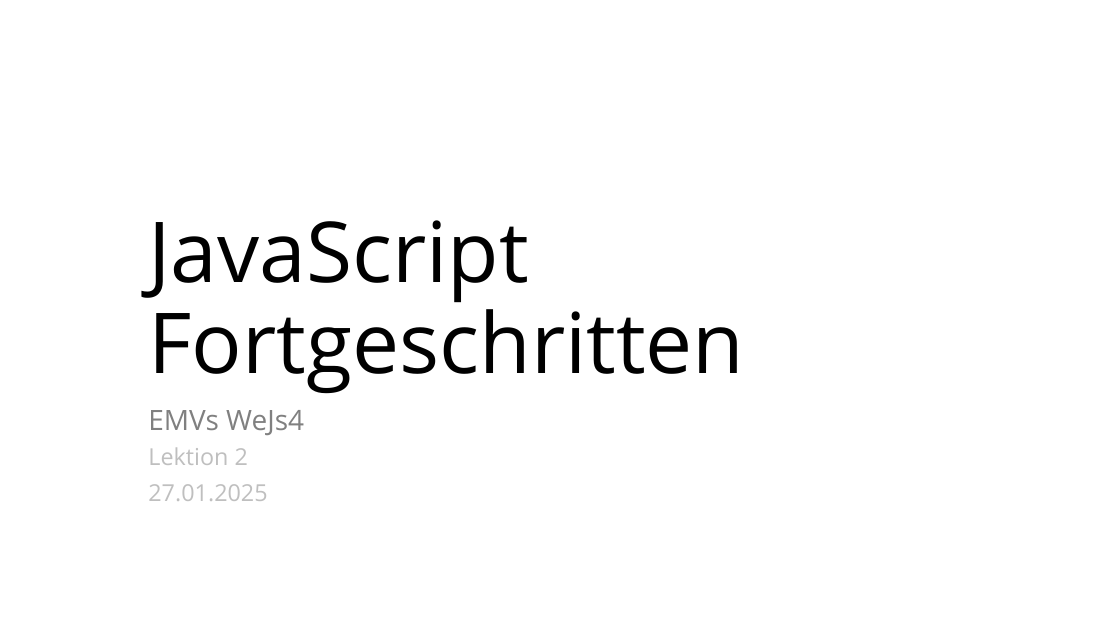
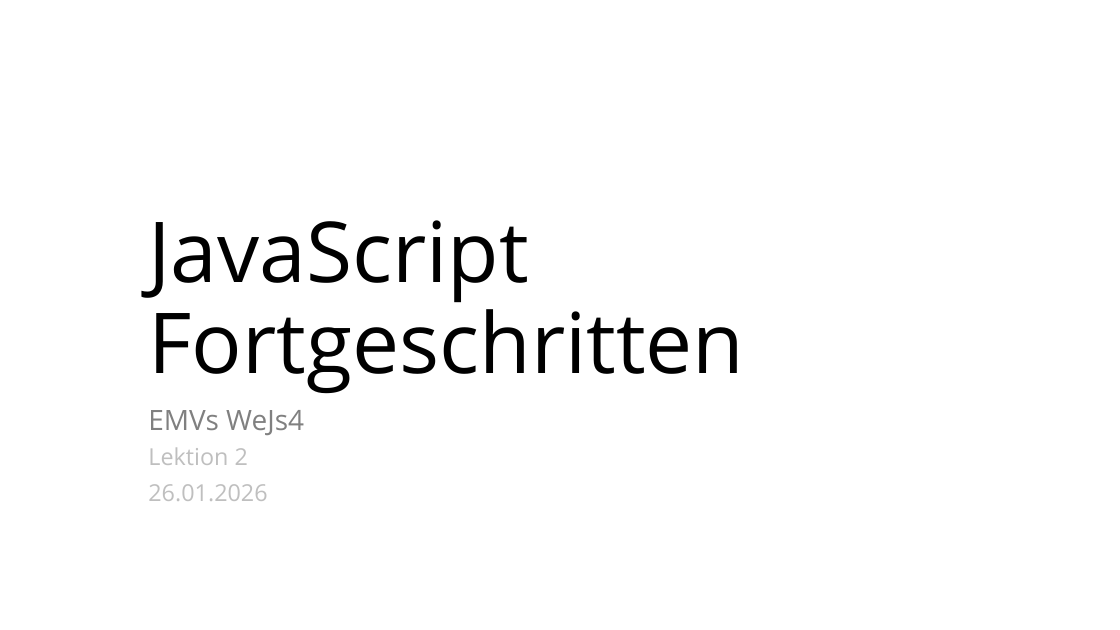
Before and after one commit to raphaeldas/js-advanced, a slide deck: slide 1 of papers/lektion-2.pptx. Drawn at 1120x630 pixels with LibreOffice and Linux fonts; fonts in the diff are those of the drawing; background and template pictures are left out. Boxes give left, top, right and bottom in pixels: in the first picture for what was removed or moved away, otherwise in the second. Text is boxed around its words. In the diff, an @@ line names an element or a change of style, - is before the commit and + after.

```diff
--- a/papers/lektion-2.pptx
+++ b/papers/lektion-2.pptx
@@ text at [148, 484, 267, 501]: text changed @@
-27.01.2025
+26.01.2026
```
Also in this commit, not shown: 1 other slide changed.
